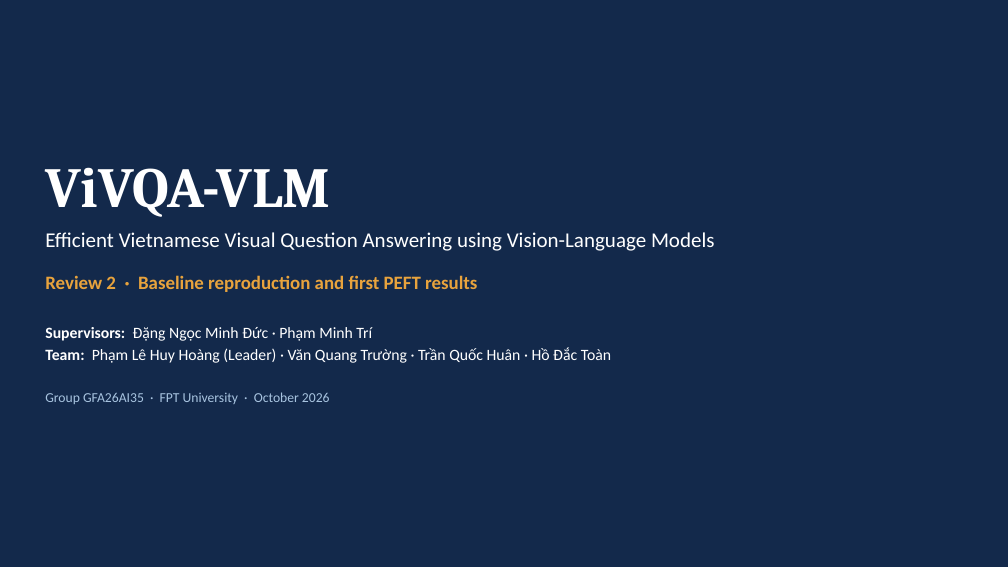
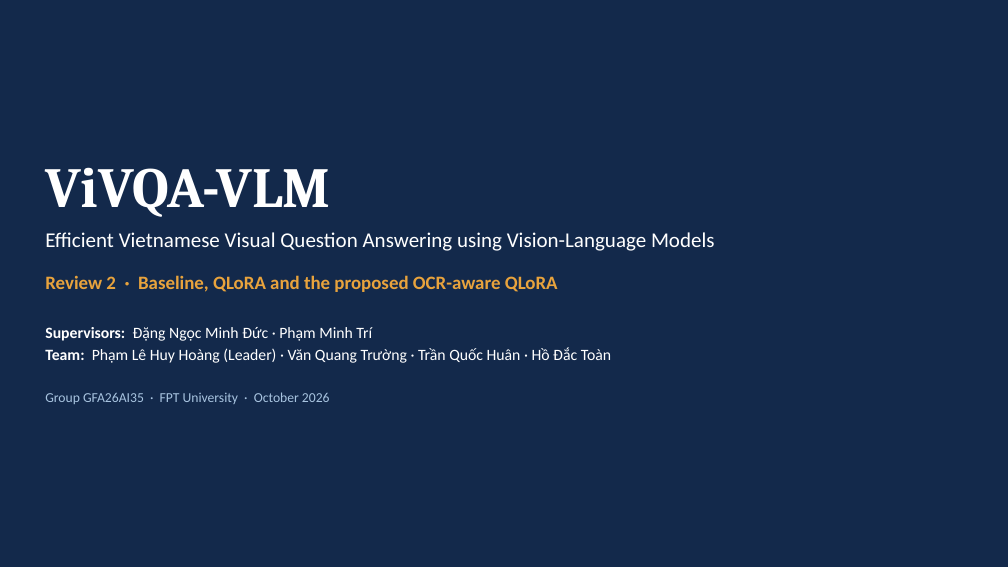
Before and after one commit to PLHGNAOH/ViVQA-VLM, a slide deck: slide 1 of docs/W07/ViVQA-VLM_Review2_EN.pptx. Drawn at 1008x567 pixels with LibreOffice and Linux fonts; fonts in the diff are those of the drawing. Boxes give left, top, right and bottom in pixels: in the first picture for what was removed or moved away, otherwise in the second. Text is boxed around its words. In the diff, an @@ line names an element or a change of style, - is before the commit and + after.

```diff
--- a/docs/W07/ViVQA-VLM_Review2_EN.pptx
+++ b/docs/W07/ViVQA-VLM_Review2_EN.pptx
@@ text at (45,275,558,292): text changed @@
-Review 2 · Baseline reproduction and first PEFT results
+Review 2 · Baseline, QLoRA and the proposed OCR-aware QLoRA
```
Also in this commit, not shown: 9 other slides changed, 4 slides added, 5 other files.
